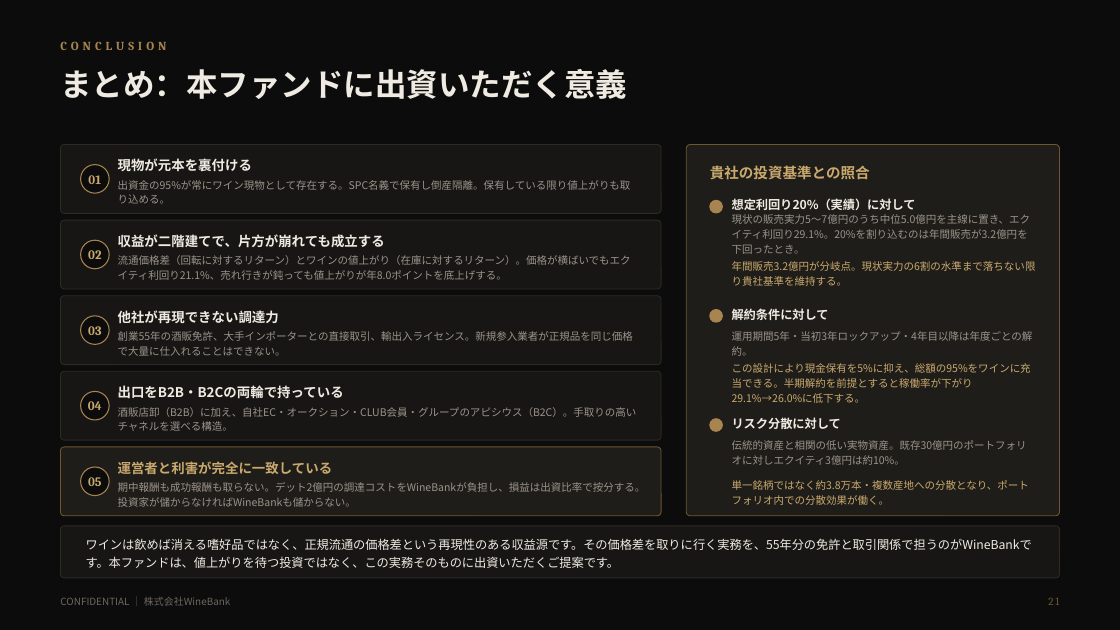
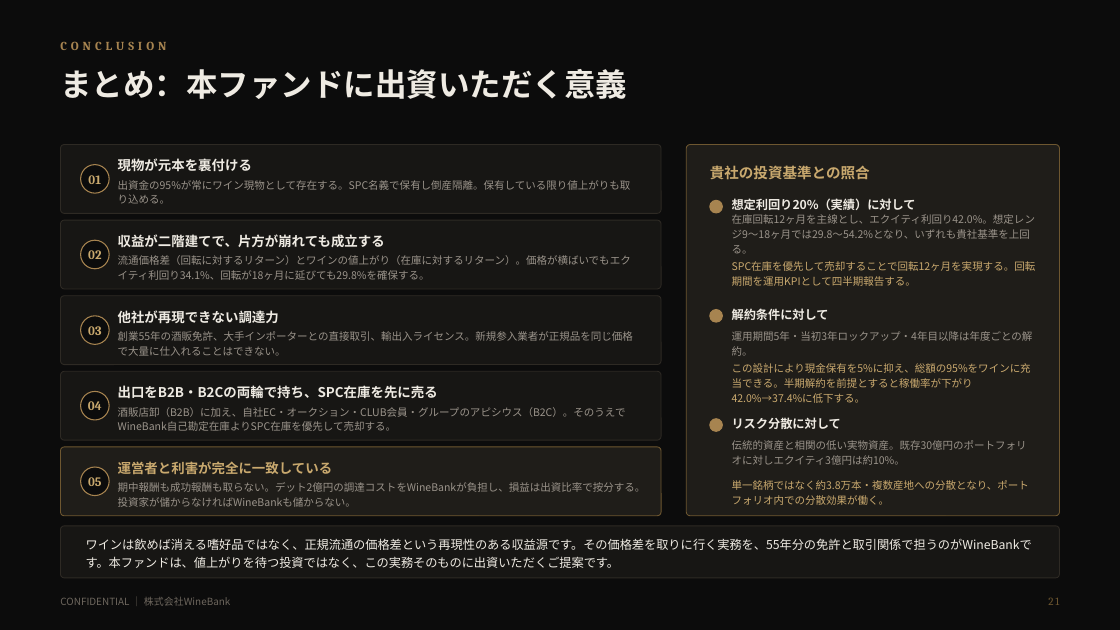
Before and after one commit to nakano-winebank/wine-auction, a slide deck: slide 22 of docs/wine-fund/WineBank_ワインファンドSPC組成提案_5億_20260811.pptx. Drawn at 1120x630 pixels with LibreOffice and Linux fonts; fonts in the diff are those of the drawing. Boxes give left, top, right and bottom in pixels: in the first picture for what was removed or moved away, otherwise in the second. Text is boxed around its words. In the diff, an @@ line names an element or a change of style, - is before the commit and + after.

```diff
--- a/docs/wine-fund/WineBank_ワインファンドSPC組成提案_5億_20260811.pptx
+++ b/docs/wine-fund/WineBank_ワインファンドSPC組成提案_5億_20260811.pptx
@@ text at (x1=732, y1=214, x2=1035, y2=254): text changed @@
-現状の販売実力5〜7億円のうち中位5.0億円を主線に置き、エクイティ利回り29.1%。20%を割り込むのは年間販売が3.2億円を下回ったとき。
+在庫回転12ヶ月を主線とし、エクイティ利回り42.0%。想定レンジ9〜18ヶ月では29.8〜54.2%となり、いずれも貴社基準を上回る。
@@ text at (x1=118, y1=255, x2=631, y2=280): text changed @@
-流通価格差（回転に対するリターン）とワインの値上がり（在庫に対するリターン）。価格が横ばいでもエクイティ利回り21.1%、売れ行きが鈍っても値上がりが年8.0ポイントを底上げする。
+流通価格差（回転に対するリターン）とワインの値上がり（在庫に対するリターン）。価格が横ばいでもエクイティ利回り34.1%、回転が18ヶ月に延びても29.8%を確保する。
@@ text at (x1=732, y1=261, x2=1036, y2=286): text changed @@
-年間販売3.2億円が分岐点。現状実力の6割の水準まで落ちない限り貴社基準を維持する。
+SPC在庫を優先して売却することで回転12ヶ月を実現する。回転期間を運用KPIとして四半期報告する。
@@ text at (x1=118, y1=385, x2=438, y2=399): text changed @@
-出口をB2B・B2Cの両輪で持っている
+出口をB2B・B2Cの両輪で持ち、SPC在庫を先に売る
@@ text at (x1=732, y1=363, x2=1031, y2=403): text changed @@
-この設計により現金保有を5%に抑え、総額の95%をワインに充当できる。半期解約を前提とすると稼働率が下がり29.1%→26.0%に低下する。
+この設計により現金保有を5%に抑え、総額の95%をワインに充当できる。半期解約を前提とすると稼働率が下がり42.0%→37.4%に低下する。
@@ text at (x1=118, y1=407, x2=626, y2=431): text changed @@
-酒販店卸（B2B）に加え、自社EC・オークション・CLUB会員・グループのアピシウス（B2C）。手取りの高いチャネルを選べる構造。
+酒販店卸（B2B）に加え、自社EC・オークション・CLUB会員・グループのアピシウス（B2C）。そのうえでWineBank自己勘定在庫よりSPC在庫を優先して売却する。
```
Also in this commit, not shown: 11 other slides changed, 2 other files.
